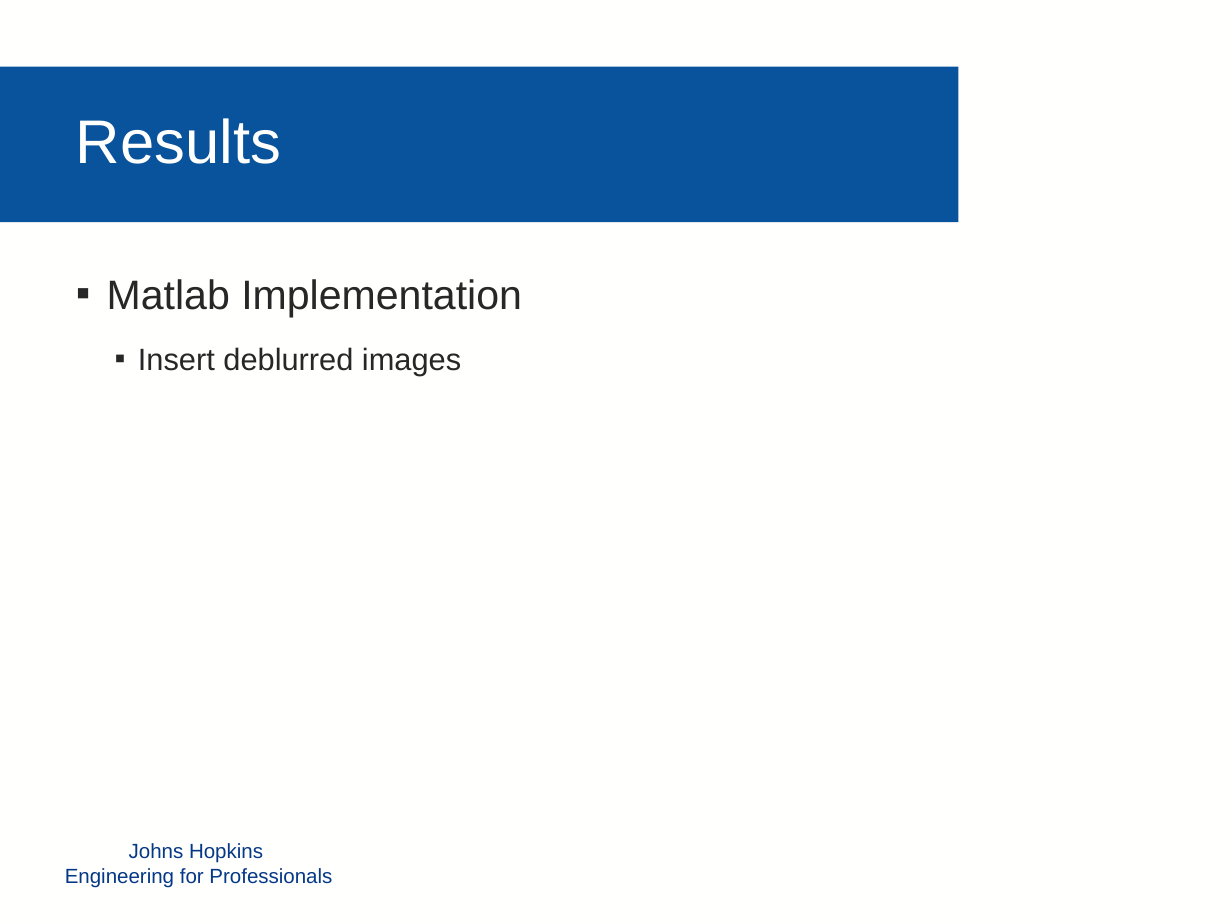
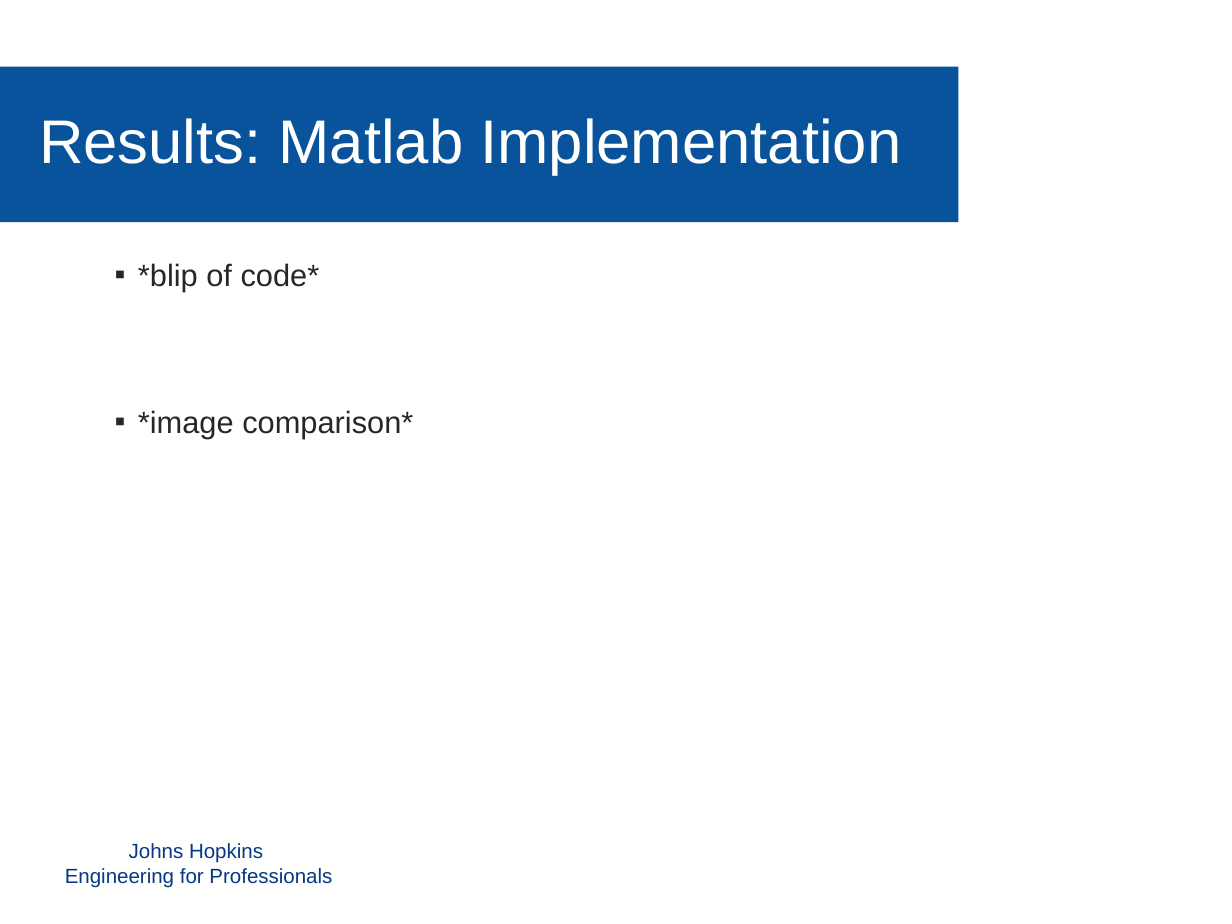
Before and after one commit to mollyn/matrixTheoryProject, a slide deck: slide 9 of Presentation/Diederich_Grassi_Nichols_PPT.pptx (slide 7 before the commit). Drawn at 1232x924 pixels with LibreOffice and Linux fonts; fonts in the diff are those of the drawing; background and template pictures are left out. Boxes give left, top, right and bottom in pixels: in the first picture for what was removed or moved away, otherwise in the second. Text is boxed around its words. In the diff, an @@ line names an element or a change of style, - is before the commit and + after.

```diff
--- a/Presentation/Diederich_Grassi_Nichols_PPT.pptx
+++ b/Presentation/Diederich_Grassi_Nichols_PPT.pptx
@@ text at (39,118,901,175): text changed @@
-Results
+Results: Matlab Implementation
@@ text at (138,263,413,438): text changed @@
-▪ Matlab Implementation
-  ▪ Insert deblurred images
+  ▪ *blip of code*
+  ▪ *image comparison*
```
Also in this commit, not shown: 5 other slides changed, 5 slides added, 4 slides removed, 3 other files.
